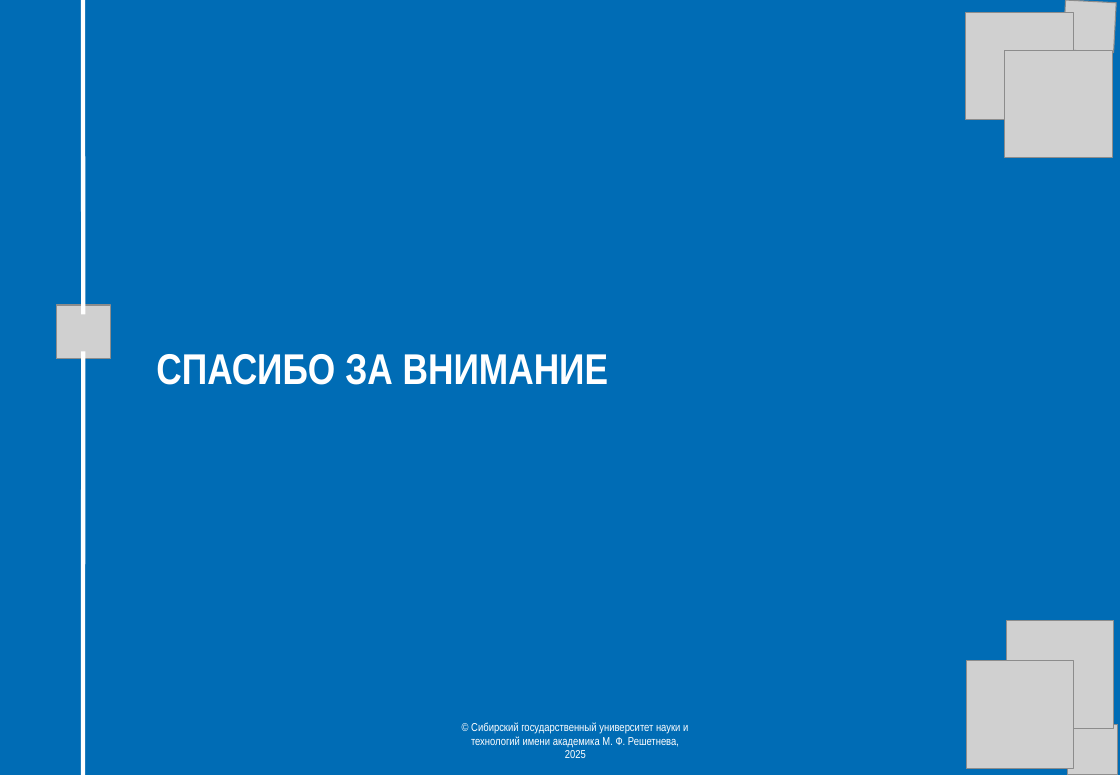
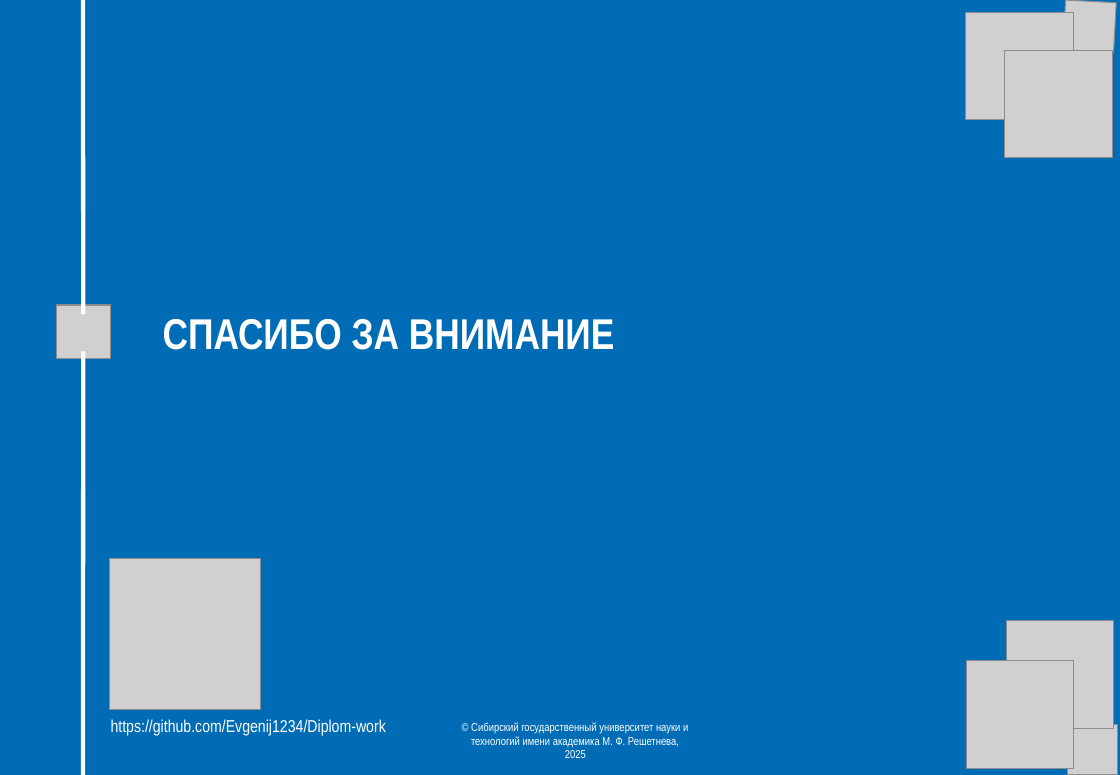
Before and after one commit to Evgenij1234/Diplom-work, a slide deck: slide 22 of Documents/Презентация ВКР Семенов Е.А. БПЦ 21-01.pptx. Drawn at 1120x775 pixels with LibreOffice and Linux fonts; fonts in the diff are those of the drawing; grey boxes stand for pictures. Boxes give left, top, right and bottom in pixels: in the first picture for what was removed or moved away, otherwise in the second. Text is boxed around its words. In the diff, an @@ line names an element or a change of style, - is before the commit and + after.

```diff
--- a/Documents/Презентация ВКР Семенов Е.А. БПЦ 21-01.pptx
+++ b/Documents/Презентация ВКР Семенов Е.А. БПЦ 21-01.pptx
@@ text "СПАСИБО ЗА ВНИМАНИЕ": place and size @@
-text "СПАСИБО ЗА ВНИМАНИЕ" at (156, 354, 608, 385)
+text "СПАСИБО ЗА ВНИМАНИЕ" at (163, 319, 614, 350)
@@ picture added at (110, 559, 261, 710) @@
@@ text added at (111, 719, 386, 735), 12 pt, text #FFFFFF @@
+https://github.com/Evgenij1234/Diplom-work
```
Also in this commit, not shown: 19 other slides changed, 40 other files.
